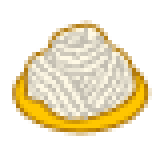
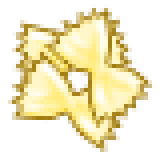
Layer changes from the first w=160, h=160 image to the second:
added layer "Слой 7 (копия) 2" above "Слой 6 (копия) 2" over [56, 12, 144, 112]
added layer "Слой 6 (копия) 2" above "Фигура 7 (копия) 2" over [52, 24, 136, 148]
added layer "Фигура 7 (копия) 2" above "Слой 7 (копия)" over [44, 4, 156, 128]
added layer "Слой 7 (копия)" above "Слой 6 (копия)" over [24, 56, 116, 140]
added layer "Слой 6 (копия)" above "Фигура 7 (копия)" over [20, 68, 132, 152]
added layer "Фигура 7 (копия)" above "Слой 7" over [8, 48, 128, 152]
added layer "Слой 7" above "Слой 6" over [24, 20, 116, 84]
added layer "Слой 6" above "Фигура 7" over [32, 28, 152, 92]
added layer "Фигура 7" above "2" over [12, 8, 136, 96]
hid group "2" (5 layers) over [16, 24, 148, 132]
